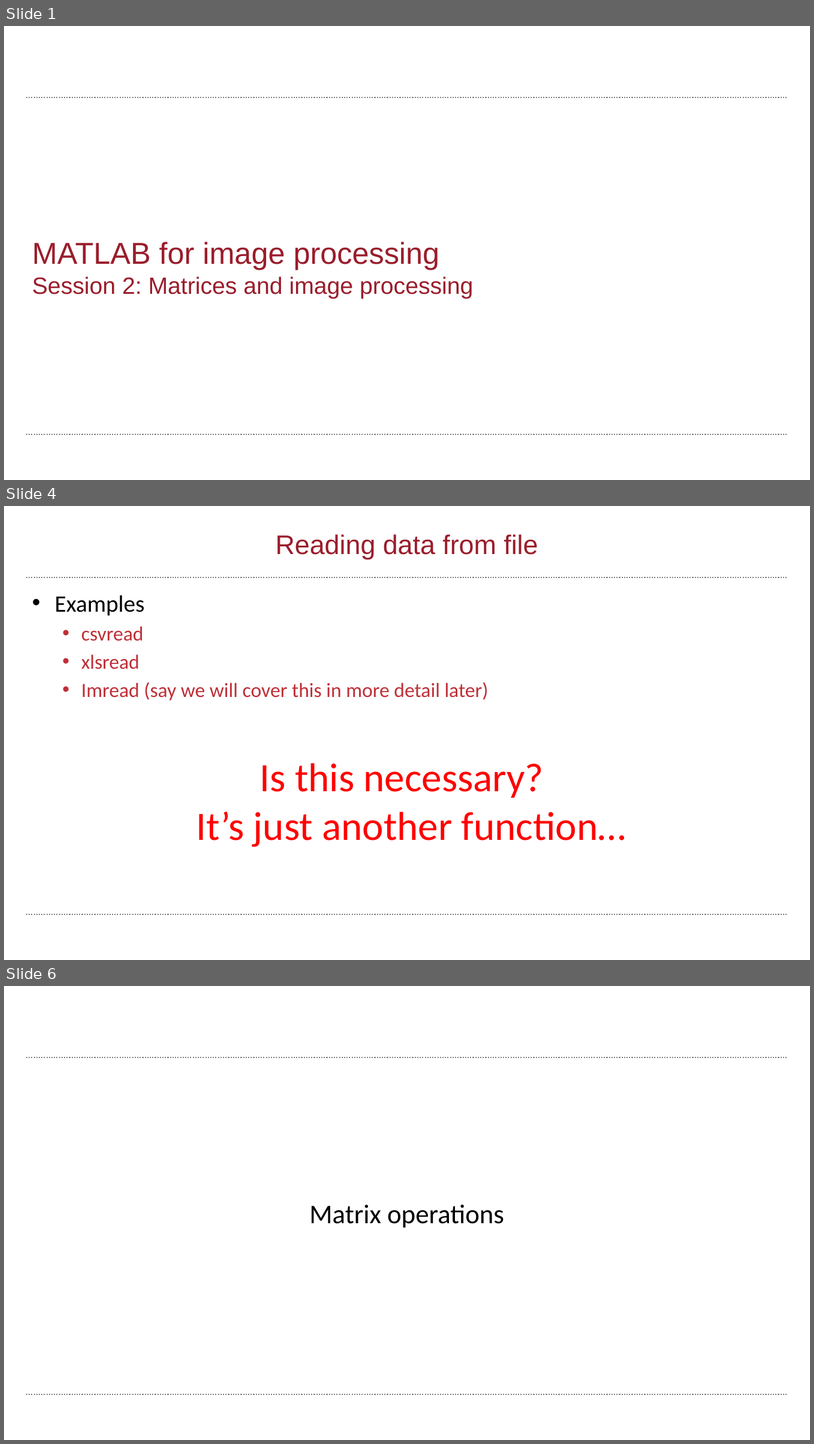
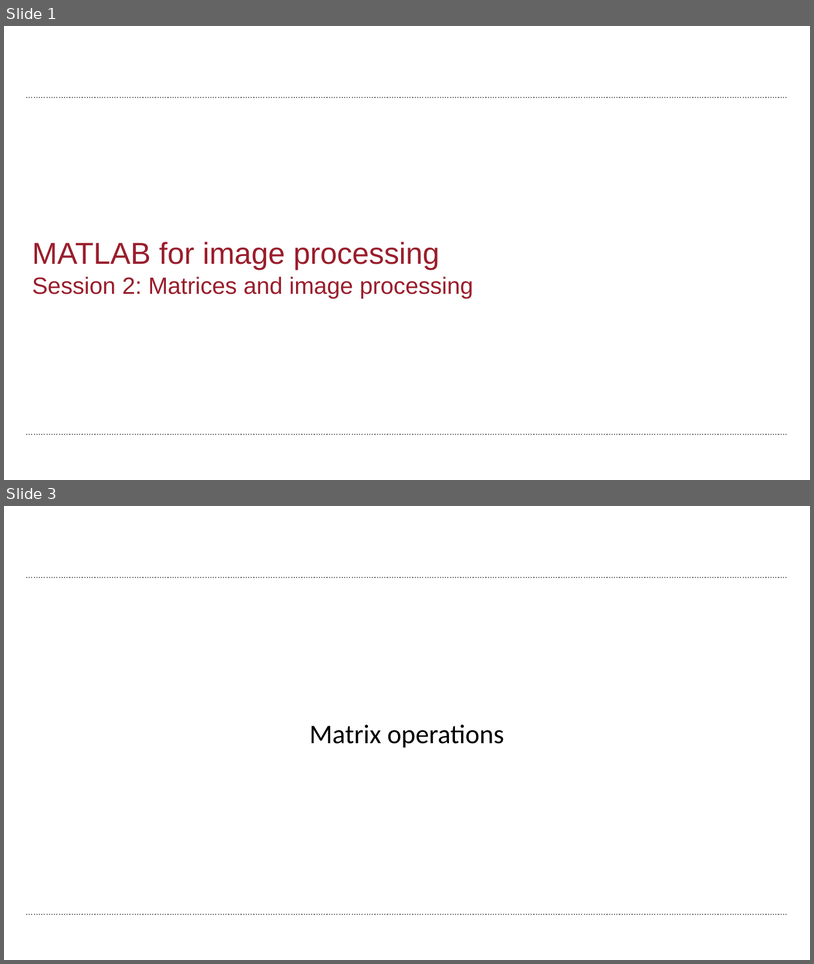
Before and after one commit to wbif-bristol/MATLAB-course, a slide deck: Session 2 - Matrices and image processing/MATLAB Session 2.pptx. Shown one above the other, each under a label of ours: slides 1, 4 and 6 before the commit, slides 1 and 3 after it; the slides between them are not shown. The pictures are 814x1444 and 814x964 pixels, drawn with LibreOffice and Linux fonts; fonts in the diff are those of the drawing; background and template pictures are left out. Boxes give left, top, right and bottom in pixels: in the first picture for what was removed or moved away, otherwise in the second. Text is boxed around its words. In the diff, an @@ line names an element or a change of style, - is before the commit and + after.

```diff
--- a/Session 2 - Matrices and image processing/MATLAB Session 2.pptx
+++ b/Session 2 - Matrices and image processing/MATLAB Session 2.pptx
@@ slide 4 removed at (x1=4, y1=506, x2=810, y2=960), background #FFFFFF; not listed: 2 template elements that a slide beside it also shows @@
@@ title removed at (x1=276, y1=534, x2=538, y2=559) @@
-Reading data from file
@@ text removed at (x1=55, y1=595, x2=489, y2=700) @@
-• Examples
-  • csvread
-  • xlsread
-  • Imread (say we will cover this in more detail later)
@@ text removed at (x1=196, y1=763, x2=626, y2=847) @@
-Is this necessary?
-It’s just another function…
@@ what was slide 6 is now slide 3 @@
```
Also in this commit, not shown: 2 slides changed, 4 slides added, 2 other slides removed, 3 other files.
